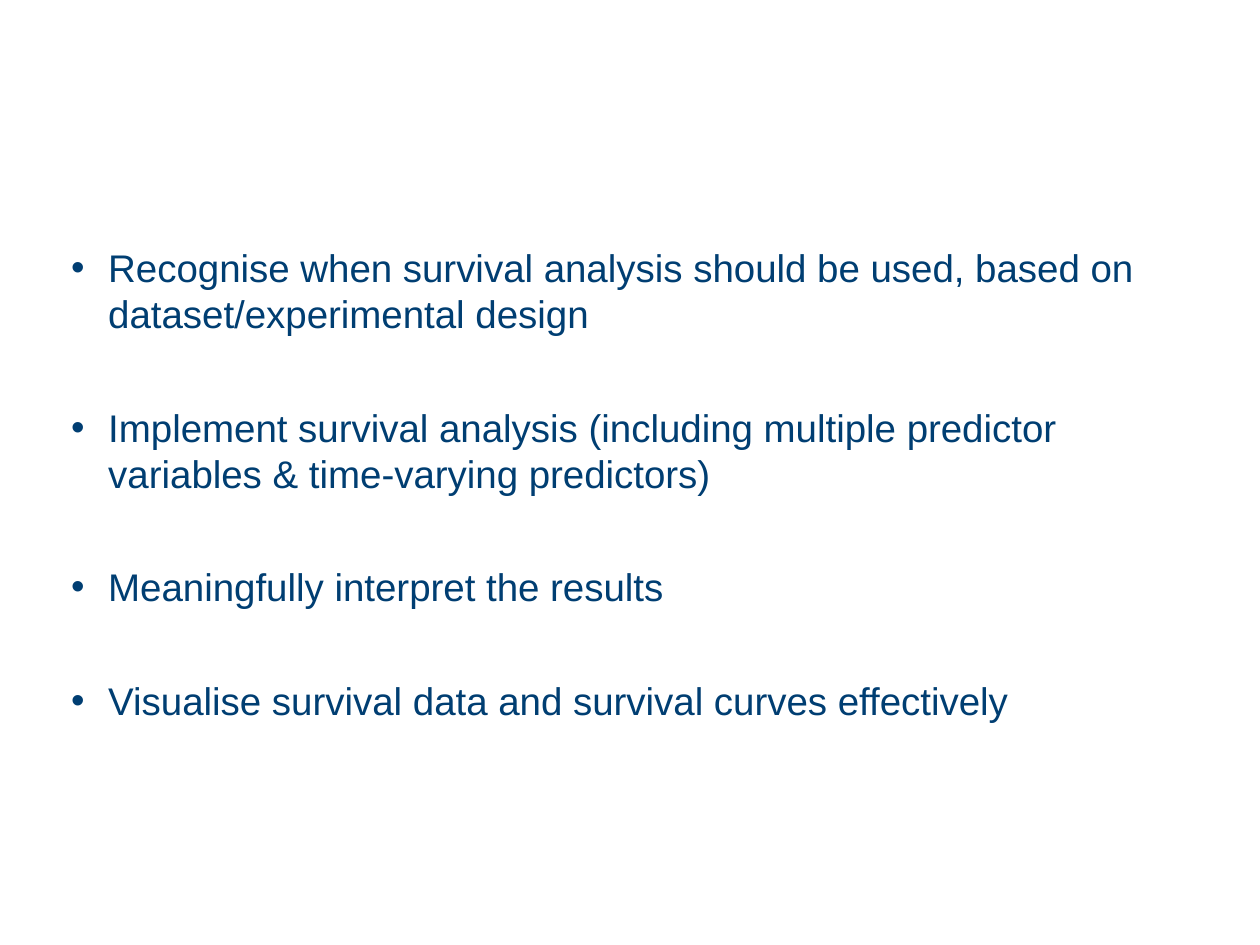
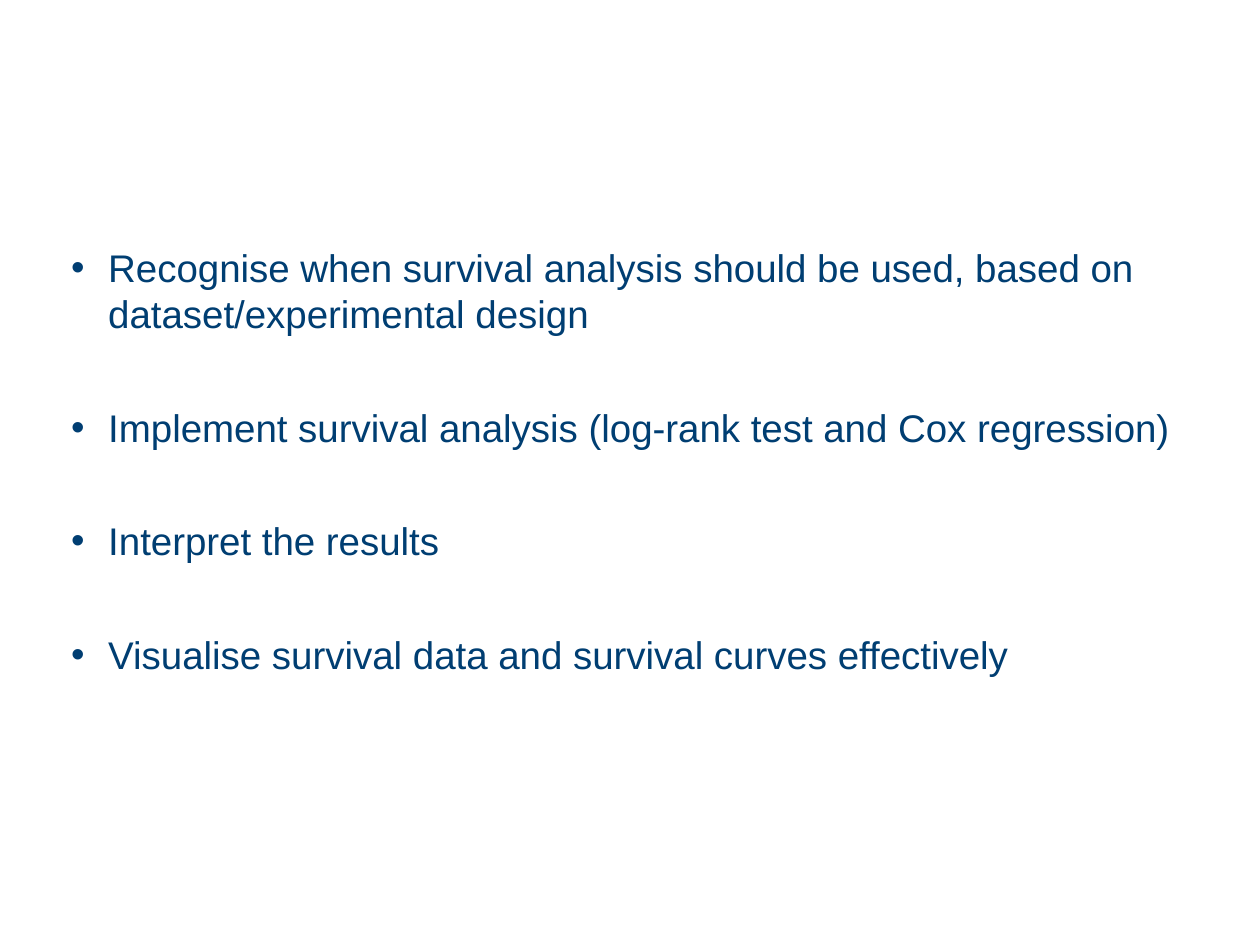
Before and after one commit to cambiotraining/stats-survival-analysis, a slide deck: slide 2 of survival-analysis-draft.pptx. Drawn at 1260x945 pixels with LibreOffice and Linux fonts; fonts in the diff are those of the drawing; background and template pictures are left out. Boxes give left, top, right and bottom in pixels: in the first picture for what was removed or moved away, otherwise in the second. Text is boxed around its words. In the diff, an @@ line names an element or a change of style, - is before the commit and + after.

```diff
--- a/survival-analysis-draft.pptx
+++ b/survival-analysis-draft.pptx
@@ text at [108, 414, 1169, 563]: text changed @@
-• Implement survival analysis (including multiple predictor variables & time-varying predictors)
-• Meaningfully interpret the results
+• Implement survival analysis (log-rank test and Cox regression)
+• Interpret the results
```
Also in this commit, not shown: 13 other slides changed, 20 slides added, 6 slides removed, 33 other files.
